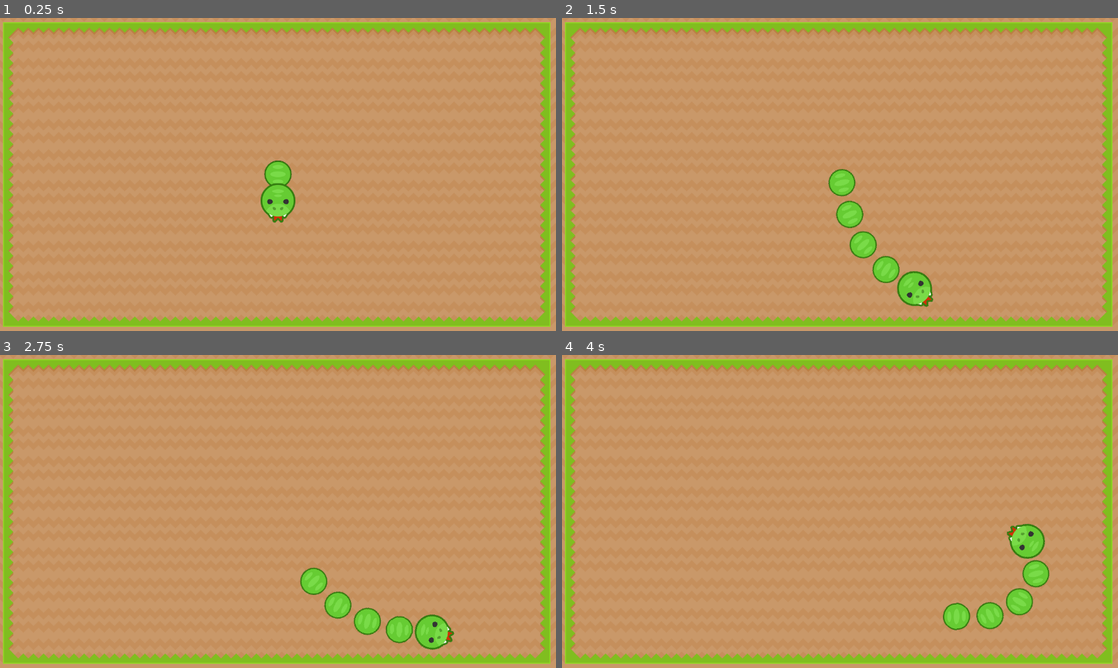
Above: before the commit, frames 1-4 (two rows, left to right).
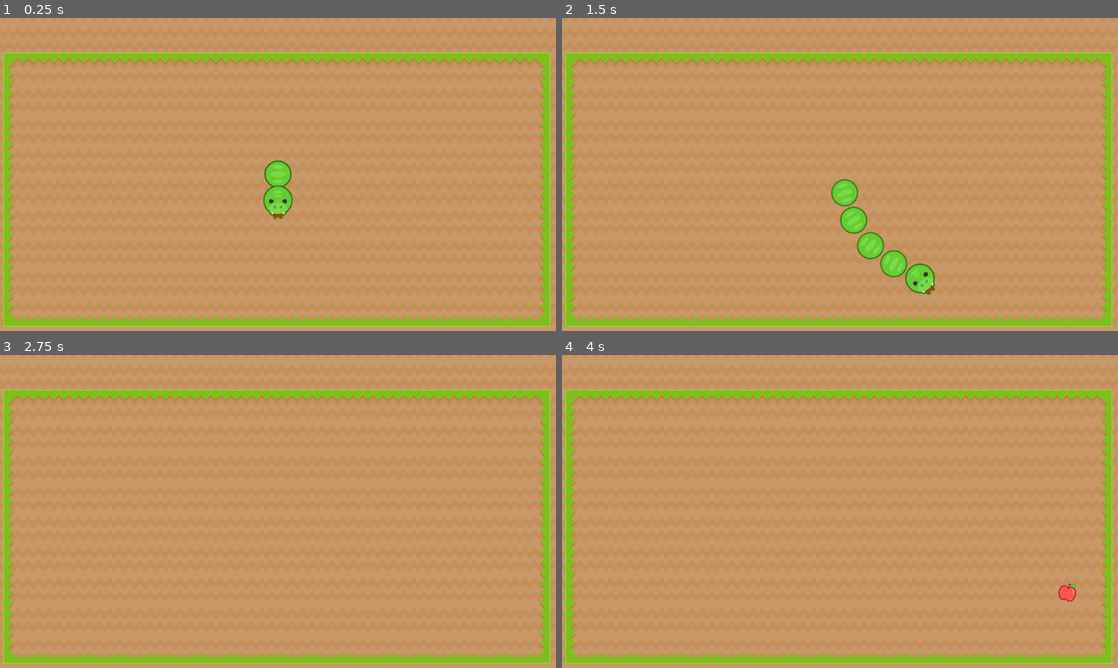
Above: after the commit, the same moments.

Repository: Dancovich/hungry_snake
Game: Godot game, scene res://stage/stage.tscn
Two runs of this game, one before a commit and one after it. Both use one fixed random seed, a clock stepped at 60 frames per second and the inputs below.
Inputs:
- Up to frame 1 (0.25 s): no input
- Up to frame 2 (1.5 s): hold Right (move_right) 0.53-1.28 s; hold Down (move_down) from 1.28 s (still down)
- Up to frame 3 (2.75 s): release Down (move_down) at 2.03 s; hold Right (move_right) from 2.03 s (still down)
- Up to frame 4 (4 s): release Right (move_right) at 2.78 s; hold Up (move_up) 2.78-3.53 s; hold Left (move_left) from 3.53 s (still down)

The runs differ from the first frame. In frame 1, 5.9% of the frame differs, in the area x 0-99%, y 1-66%; in frame 2, 7.4%; in frame 3, 7.5%; in frame 4, 7.7%, in the area x 0-99%, y 1-88%.

Commit message:
Creating routine to spawn food and obstacles

Diff:
--- a/project.godot
+++ b/project.godot
@@ -7,6 +7,40 @@
 ;   param=value ; assign values to parameters
 
 config_version=4
+
+_global_script_classes=[ {
+"base": "Area2D",
+"class": "Food",
+"language": "GDScript",
+"path": "res://stage/food.gd"
+}, {
+"base": "Node2D",
+"class": "Snake",
+"language": "GDScript",
+"path": "res://snake/snake.gd"
+}, {
+"base": "Area2D",
+"class": "SnakeBodyPart",
+"language": "GDScript",
+"path": "res://snake/snake_body_part.gd"
+}, {
+"base": "Area2D",
+"class": "SnakeHead",
+"language": "GDScript",
+"path": "res://snake/snake_head.gd"
+}, {
+"base": "Area2D",
+"class": "Thorn",
+"language": "GDScript",
+"path": "res://stage/thorn.gd"
+} ]
+_global_script_class_icons={
+"Food": "",
+"Snake": "",
+"SnakeBodyPart": "",
+"SnakeHead": "",
+"Thorn": ""
+}
 
 [application]
 
@@ -64,6 +98,7 @@
 2d_physics/layer_2="CharacterBody"
 2d_physics/layer_3="Hazard"
 2d_physics/layer_4="Stage"
+2d_physics/layer_5="Food"
 
 [physics]
 
--- a/snake/snake.gd
+++ b/snake/snake.gd
@@ -1,14 +1,30 @@
+class_name Snake
 extends Node2D
 
+signal food_eaten(food)
+signal dead
+
 const SPEED := 240.0
-const ROTATION_SPEED = 2.5
+const ROTATION_SPEED := 3.5
+const DEFAULT_SIZE := 0.85
 
 export var snake_body: PackedScene = preload("res://snake/snake_body_part.tscn")
 
-onready var _head: Node2D = $SnakeHead
+onready var _head: SnakeHead = $SnakeHead
+onready var _anim: AnimationPlayer = $AnimationPlayer
 
 var _body_parts := []
 var _speed := Vector2.DOWN * SPEED
+var _size := DEFAULT_SIZE
+var _queue_kill := false
+
+func increase_size() -> void:
+	_size += 0.1
+	_head.scale_head = _size
+
+func reset_size() -> void:
+	_size = DEFAULT_SIZE
+	_head.scale_head = _size
 
 func add_body_part() -> void:
 	var previous: Node2D
@@ -23,13 +39,48 @@
 	_body_parts.push_back(inst)
 	inst.position = previous.position
 
+	# warning-ignore:return_value_discarded
+	inst.connect("area_entered", self, "_on_object_contact")
+	# warning-ignore:return_value_discarded
+	inst.connect("body_entered", self, "_on_object_contact")
+
+func get_body_parts() -> Node2D:
+	var value = [_head]
+	if !_body_parts.empty():
+		value.append_array(_body_parts)
+	return value
+
+func kill() -> void:
+	_queue_kill = true
+	_anim.play("die")
+	yield(_anim, "animation_finished")
+
+	var previous = _head
+	for part in _body_parts:
+		part.kill(previous.position.direction_to(part.position))
+		previous = part
+
+	_anim.play("dissapear")
+	yield(_anim, "animation_finished")
+	emit_signal("dead")
+	queue_free()
+
 func _ready() -> void:
+	reset_size()
+	# warning-ignore:return_value_discarded
+	_head.connect("area_entered", self, "_on_object_contact")
+	# warning-ignore:return_value_discarded
+	_head.connect("body_entered", self, "_on_object_contact")
+
 	add_body_part()
 	add_body_part()
 	add_body_part()
 	add_body_part()
 
 func _physics_process(delta: float) -> void:
+	if _queue_kill:
+		return
+
 	var move := Vector2( \
 		Input.get_action_strength("move_right") - Input.get_action_strength("move_left"), \
 		Input.get_action_strength("move_down") - Input.get_action_strength("move_up"))
@@ -40,22 +91,36 @@
 		move = _speed
 
 	var angle_delta := _speed.angle_to(move)
-	_speed = _speed.rotated(angle_delta * delta * ROTATION_SPEED).normalized() * SPEED
-	_head.move_and_slide(_speed)
+	_speed = _speed.rotated(angle_delta * delta * ROTATION_SPEED).normalized() * SPEED * delta
+	_head.position += _speed
 
 	_head.rotation = Vector2.DOWN.angle_to(_speed)
 
 	if !_body_parts.empty():
-		var previous := _head
+		var previous: Node2D = _head
+		var previous_distance = (_head.BASE_SIZE / 2.0) + ((_head.BASE_SIZE / 2.0) * _size)
 		for part in _body_parts:
-			var distance_squared: float = part.position.distance_squared_to(previous.position)
+			var distance: float = part.position.distance_to(previous.position)
 
 			var direction: Vector2 = part.position.direction_to(previous.position)
 			part.rotation = Vector2.DOWN.angle_to(direction)
 
-			if distance_squared >= 6100.0:
-				direction = direction.normalized() * SPEED
-				part.move_and_slide(direction)
+			if distance >= previous_distance:
+				direction = direction.normalized() * SPEED * delta
+				part.position += direction
 
 
 			previous = part
+			previous_distance = 70.0
+
+func _on_object_contact(area) -> void:
+	if _queue_kill:
+		return
+
+	if area is Food && area.active:
+		emit_signal("food_eaten", area)
+		increase_size()
+	elif area is Thorn && area.active:
+		kill()
+	elif !(area is Thorn):
+		kill()
--- a/snake/snake.tscn
+++ b/snake/snake.tscn
@@ -1,9 +1,70 @@
-[gd_scene load_steps=3 format=2]
+[gd_scene load_steps=5 format=2]
 
 [ext_resource path="res://snake/snake_head.tscn" type="PackedScene" id=1]
 [ext_resource path="res://snake/snake.gd" type="Script" id=2]
+
+[sub_resource type="Animation" id=1]
+resource_name = "die"
+length = 0.525
+step = 0.015
+tracks/0/type = "value"
+tracks/0/path = NodePath("SnakeHead:rotation_degrees")
+tracks/0/interp = 1
+tracks/0/loop_wrap = true
+tracks/0/imported = false
+tracks/0/enabled = true
+tracks/0/keys = {
+"times": PoolRealArray( 0, 0.075, 0.15, 0.225, 0.3, 0.375, 0.45, 0.525 ),
+"transitions": PoolRealArray( 1, 1, 1, 1, 1, 1, 1, 1 ),
+"update": 0,
+"values": [ 0.0, 90.0, 180.0, 270.0, 360.0, 450.0, 540.0, 630.0 ]
+}
+
+[sub_resource type="Animation" id=2]
+resource_name = "dissapear"
+length = 0.5
+tracks/0/type = "value"
+tracks/0/path = NodePath("SnakeHead:scale")
+tracks/0/interp = 1
+tracks/0/loop_wrap = true
+tracks/0/imported = false
+tracks/0/enabled = true
+tracks/0/keys = {
+"times": PoolRealArray( 0, 0.5 ),
+"transitions": PoolRealArray( 1, 1 ),
+"update": 0,
+"values": [ Vector2( 1, 1 ), Vector2( 2, 2 ) ]
+}
+tracks/1/type = "value"
+tracks/1/path = NodePath("SnakeHead:modulate")
+tracks/1/interp = 1
+tracks/1/loop_wrap = true
+tracks/1/imported = false
+tracks/1/enabled = true
+tracks/1/keys = {
+"times": PoolRealArray( 0, 0.5 ),
+"transitions": PoolRealArray( 1, 1 ),
+"update": 0,
+"values": [ Color( 1, 1, 1, 1 ), Color( 1, 1, 1, 0 ) ]
+}
+tracks/2/type = "value"
+tracks/2/path = NodePath("SnakeHead:rotation_degrees")
+tracks/2/interp = 1
+tracks/2/loop_wrap = true
+tracks/2/imported = false
+tracks/2/enabled = true
+tracks/2/keys = {
+"times": PoolRealArray( 0 ),
+"transitions": PoolRealArray( 1 ),
+"update": 1,
+"values": [ 0.0 ]
+}
 
 [node name="Snake" type="Node2D"]
 script = ExtResource( 2 )
 
 [node name="SnakeHead" parent="." instance=ExtResource( 1 )]
+
+[node name="AnimationPlayer" type="AnimationPlayer" parent="."]
+anims/die = SubResource( 1 )
+anims/dissapear = SubResource( 2 )
--- /dev/null
+++ b/snake/snake_body_part.gd
@@ -0,0 +1,14 @@
+class_name SnakeBodyPart
+extends Area2D
+
+var _kill_direction: Vector2
+var _killed := false
+
+func kill(direction: Vector2) -> void:
+	_kill_direction = direction.normalized() * 100.0
+	_killed = true
+
+func _process(delta: float) -> void:
+	if _killed:
+		position += _kill_direction * delta
+		modulate.a -= delta * 2.0
--- a/snake/snake_body_part.tscn
+++ b/snake/snake_body_part.tscn
@@ -1,13 +1,15 @@
-[gd_scene load_steps=3 format=2]
+[gd_scene load_steps=4 format=2]
 
 [ext_resource path="res://tilesets/snake.png" type="Texture" id=1]
+[ext_resource path="res://snake/snake_body_part.gd" type="Script" id=2]
 
 [sub_resource type="CircleShape2D" id=1]
 radius = 28.5643
 
-[node name="SnakeBodyPart" type="KinematicBody2D"]
+[node name="SnakeBodyPart" type="Area2D"]
 collision_layer = 2
 collision_mask = 12
+script = ExtResource( 2 )
 
 [node name="Sprite" type="Sprite" parent="."]
 texture = ExtResource( 1 )
--- /dev/null
+++ b/snake/snake_head.gd
@@ -0,0 +1,19 @@
+class_name SnakeHead
+extends Area2D
+
+const BASE_SIZE := 78.0
+const BASE_COLLISION_RADIUS := 38.0
+
+onready var _sprite: Sprite = $Sprite
+onready var _collision: CollisionShape2D = $Collision
+onready var _collision_shape: CircleShape2D = _collision.shape
+
+export var scale_head := 1.0 setget set_scale_head,get_scale_head
+
+func set_scale_head(scale: float) -> void:
+	scale_head = scale
+	_sprite.scale = Vector2(scale, scale)
+	_collision_shape.radius = BASE_COLLISION_RADIUS * scale
+
+func get_scale_head() -> float:
+	return scale_head
--- a/snake/snake_head.tscn
+++ b/snake/snake_head.tscn
@@ -1,16 +1,18 @@
-[gd_scene load_steps=3 format=2]
+[gd_scene load_steps=4 format=2]
 
 [ext_resource path="res://tilesets/snake.png" type="Texture" id=1]
+[ext_resource path="res://snake/snake_head.gd" type="Script" id=2]
 
 [sub_resource type="CircleShape2D" id=1]
 radius = 37.9039
 
-[node name="SnakeHead" type="KinematicBody2D"]
+[node name="SnakeHead" type="Area2D"]
 collision_mask = 12
+script = ExtResource( 2 )
 
 [node name="Sprite" type="Sprite" parent="."]
-position = Vector2( 0, 6 )
 texture = ExtResource( 1 )
+offset = Vector2( 0, 5 )
 region_enabled = true
 region_rect = Rect2( 0, 0, 80, 91 )
 
--- /dev/null
+++ b/stage/food.gd
@@ -0,0 +1,31 @@
+class_name Food
+extends Area2D
+
+onready var _anim: AnimationPlayer = $AnimationPlayer
+onready var _sprite: Sprite = $Sprite
+
+export var active := false
+
+var _queue_kill := false
+
+func activate() -> void:
+	_anim.play("appear")
+	yield(_anim, "animation_finished")
+	active = true
+	_anim.play("swing")
+
+func kill() -> void:
+	_queue_kill = true
+	active = false
+	queue_free()
+
+func _ready() -> void:
+	visible = false
+
+func _process(delta: float) -> void:
+	if _queue_kill:
+		return
+
+	if !active && !_anim.is_playing():
+		visible = true
+		activate()
--- /dev/null
+++ b/stage/food.tscn
@@ -0,0 +1,57 @@
+[gd_scene load_steps=6 format=2]
+
+[ext_resource path="res://tilesets/snake.png" type="Texture" id=1]
+[ext_resource path="res://stage/food.gd" type="Script" id=2]
+
+[sub_resource type="CircleShape2D" id=1]
+radius = 20.4141
+
+[sub_resource type="Animation" id=2]
+resource_name = "appear"
+length = 0.3
+tracks/0/type = "value"
+tracks/0/path = NodePath("Sprite:scale")
+tracks/0/interp = 2
+tracks/0/loop_wrap = true
+tracks/0/imported = false
+tracks/0/enabled = true
+tracks/0/keys = {
+"times": PoolRealArray( 0, 0.3 ),
+"transitions": PoolRealArray( 1, 1 ),
+"update": 0,
+"values": [ Vector2( 1e-05, 1e-05 ), Vector2( 1, 1 ) ]
+}
+
+[sub_resource type="Animation" id=3]
+resource_name = "swing"
+loop = true
+step = 0.01
+tracks/0/type = "value"
+tracks/0/path = NodePath("Sprite:rotation_degrees")
+tracks/0/interp = 2
+tracks/0/loop_wrap = true
+tracks/0/imported = false
+tracks/0/enabled = true
+tracks/0/keys = {
+"times": PoolRealArray( 0, 0.29, 0.66 ),
+"transitions": PoolRealArray( 1, 1, 1 ),
+"update": 0,
+"values": [ 0.0, -13.3146, 15.5353 ]
+}
+
+[node name="Food" type="Area2D"]
+collision_layer = 16
+script = ExtResource( 2 )
+
+[node name="Sprite" type="Sprite" parent="."]
+scale = Vector2( 1e-05, 1e-05 )
+texture = ExtResource( 1 )
+region_enabled = true
+region_rect = Rect2( 80, 91, 80, 91 )
+
+[node name="CollisionShape2D" type="CollisionShape2D" parent="."]
+shape = SubResource( 1 )
+
+[node name="AnimationPlayer" type="AnimationPlayer" parent="."]
+anims/appear = SubResource( 2 )
+anims/swing = SubResource( 3 )
--- /dev/null
+++ b/stage/stage.gd
@@ -0,0 +1,64 @@
+extends Node2D
+
+export var snake_scene: PackedScene = preload("res://snake/snake.tscn")
+export var food_scene: PackedScene = preload("res://stage/food.tscn")
+export var thorn_scene: PackedScene = preload("res://stage/thorn.tscn")
+
+onready var _thorn_timer: Timer = $ThornSpawnTimer
+onready var _food_timer: Timer = $FoodSpawnTimer
+onready var _spawn_tl: Position2D = $SpawnTL
+onready var _spawn_bl: Position2D = $SpawnBL
+onready var _spawn_tr: Position2D = $SpawnTR
+
+func _ready() -> void:
+	reset_game()
+
+func _physics_process(delta: float) -> void:
+	spawn_food()
+
+func reset_game() -> void:
+	var entities: Node2D = $Entities
+
+	for entity in entities.get_children():
+		entity.queue_free()
+
+	var snake: Snake = snake_scene.instance()
+	entities.add_child(snake)
+	snake.add_to_group("player")
+	snake.connect("food_eaten", self, "_on_food_eaten")
+	snake.position = Vector2(640, 360)
+
+func can_spawn(position: Vector2, min_distance: float = 200.0) -> bool:
+	var snakes = get_tree().get_nodes_in_group("player")
+	if !snakes.empty():
+		var snake: Snake = snakes.front()
+		var parts = snake.get_body_parts()
+		for obst in parts:
+			if obst.position.distance_to(position) <= min_distance:
+				return false
+
+	var obstacles = get_tree().get_nodes_in_group("spawn_obstacles")
+	for obst in obstacles:
+		if obst.position.distance_to(position) <= min_distance:
+			return false
+	return true
+
+func spawn_food() -> void:
+	if _food_timer.is_stopped():
+		_food_timer.start()
+		yield(_food_timer, "timeout")
+
+		var position := Vector2.ZERO
+		var allowed := false
+		while !allowed:
+			position.x = rand_range(_spawn_tl.position.x, _spawn_tr.position.x)
+			position.y = rand_range(_spawn_tl.position.y, _spawn_bl.position.y)
+			allowed = can_spawn(position)
+
+		var food: Food = food_scene.instance()
+		$Entities.add_child(food)
+		food.position = position
+		food.add_to_group("spawn_obstacles")
+
+func _on_food_eaten(food) -> void:
+	food.kill()
--- a/stage/stage.tscn
+++ b/stage/stage.tscn
@@ -1,7 +1,7 @@
 [gd_scene load_steps=12 format=2]
 
 [ext_resource path="res://tilesets/sheet.png" type="Texture" id=1]
-[ext_resource path="res://snake/snake.tscn" type="PackedScene" id=2]
+[ext_resource path="res://stage/stage.gd" type="Script" id=5]
 
 [sub_resource type="ConvexPolygonShape2D" id=1]
 points = PoolVector2Array( 35, 0, 70, 0, 70, 70, 0, 70, 0, 35, 35, 35 )
@@ -102,13 +102,32 @@
 0/z_index = 0
 
 [node name="Stage" type="Node2D"]
+script = ExtResource( 5 )
 
 [node name="TileMap" type="TileMap" parent="."]
 position = Vector2( 7.49152, 10.4881 )
 tile_set = SubResource( 9 )
 cell_size = Vector2( 70, 70 )
+collision_layer = 8
+collision_mask = 3
 format = 1
-tile_data = PoolIntArray( -1, 0, 327680, -65536, 0, 327680,  …(331 unchanged characters)… 0, 327680, 65535, 0, 327680, 0, 0, 327682, 1, 0, 196612, 2, 0, 196612, 3, 0, 196612, 4, 0, 196612, 5, 0, 196612, 6, 0, 196612, 7, 0, 196612, 8, 0, 196612, 9, 0, 196612, 10, 0, 196612, 11, 0, 196612, 12, 0, 196612, 13, 0, 196612, 14, 0, 196612, 15, 0, 196612, 16, 0, 196612, 17, 0, 262146, 18, 0, 327680, 131071, 0, 327680, 65536, 0, 65538, 65537, 0, 327680, 65538, 0, 327680, 65539, 0, 327680, 65540, 0, 327680, 65541, 0, 327680, 65542, 0, 327680, 65543, 0, 327680, 65544, 0, 327680, 65545, 0, 327680, 65546, 0, 327680, 65547, 0, 327680, 65548, 0, 327680, 65549, 0, 327680, 65550, 0, 327680, 65551, 0, 327680, 65552, 0, 327680, 65553, 0, 2, 65554, 0, 327680, 196607, 0, 327680, 1 …(3358 unchanged characters)…
+tile_data = PoolIntArray( -1, 0, 327680, -65536, 0, 327680,  …(331 unchanged characters)… 0, 327680, 65535, 0, 327680, 0, 0, 327680, 1, 0, 327680, 2, 0, 327680, 3, 0, 327680, 4, 0, 327680, 5, 0, 327680, 6, 0, 327680, 7, 0, 327680, 8, 0, 327680, 9, 0, 327680, 10, 0, 327680, 11, 0, 327680, 12, 0, 327680, 13, 0, 327680, 14, 0, 327680, 15, 0, 327680, 16, 0, 327680, 17, 0, 327680, 18, 0, 327680, 131071, 0, 327680, 65536, 0, 327682, 65537, 0, 196612, 65538, 0, 196612, 65539, 0, 196612, 65540, 0, 196612, 65541, 0, 196612, 65542, 0, 196612, 65543, 0, 196612, 65544, 0, 196612, 65545, 0, 196612, 65546, 0, 196612, 65547, 0, 196612, 65548, 0, 196612, 65549, 0, 196612, 65550, 0, 196612, 65551, 0, 196612, 65552, 0, 196612, 65553, 0, 262146, 65554, 0, 327680, 196607, 0, 327680, 1 …(3358 unchanged characters)…
 
-[node name="Snake" parent="." instance=ExtResource( 2 )]
-position = Vector2( 640, 360 )
+[node name="Entities" type="Node2D" parent="."]
+
+[node name="FoodSpawnTimer" type="Timer" parent="."]
+wait_time = 3.0
+one_shot = true
+
+[node name="ThornSpawnTimer" type="Timer" parent="."]
+wait_time = 5.0
+one_shot = true
+
+[node name="SpawnTL" type="Position2D" parent="."]
+position = Vector2( 84, 152 )
+
+[node name="SpawnBL" type="Position2D" parent="."]
+position = Vector2( 84, 636 )
+
+[node name="SpawnTR" type="Position2D" parent="."]
+position = Vector2( 1190, 152 )
--- /dev/null
+++ b/stage/thorn.gd
@@ -0,0 +1,21 @@
+class_name Thorn
+extends Area2D
+
+onready var _anim: AnimationPlayer = $AnimationPlayer
+onready var _sprite: Sprite = $Sprite
+
+export var active := false
+
+func activate() -> void:
+	_anim.play("appear")
+	yield(_anim, "animation_finished")
+	active = true
+	_anim.play("swing")
+
+func _ready() -> void:
+	visible = false
+
+func _process(delta: float) -> void:
+	if !active && !_anim.is_playing():
+		visible = true
+		activate()
--- /dev/null
+++ b/stage/thorn.tscn
@@ -0,0 +1,60 @@
+[gd_scene load_steps=6 format=2]
+
+[ext_resource path="res://tilesets/snake.png" type="Texture" id=1]
+[ext_resource path="res://stage/thorn.gd" type="Script" id=2]
+
+[sub_resource type="CircleShape2D" id=1]
+radius = 33.9418
+
+[sub_resource type="Animation" id=2]
+resource_name = "appear"
+length = 0.3
+tracks/0/type = "value"
+tracks/0/path = NodePath("Sprite:scale")
+tracks/0/interp = 1
+tracks/0/loop_wrap = true
+tracks/0/imported = false
+tracks/0/enabled = true
+tracks/0/keys = {
+"times": PoolRealArray( 0, 0.3 ),
+"transitions": PoolRealArray( 1, 1 ),
+"update": 0,
+"values": [ Vector2( 1e-05, 1e-05 ), Vector2( 1, 1 ) ]
+}
+
+[sub_resource type="Animation" id=3]
+resource_name = "swing"
+length = 0.6
+loop = true
+step = 0.01
+tracks/0/type = "value"
+tracks/0/path = NodePath("Sprite:scale")
+tracks/0/interp = 1
+tracks/0/loop_wrap = true
+tracks/0/imported = false
+tracks/0/enabled = true
+tracks/0/keys = {
+"times": PoolRealArray( 0, 0.08 ),
+"transitions": PoolRealArray( 1, 1 ),
+"update": 0,
+"values": [ Vector2( 1, 1 ), Vector2( 0.9, 0.9 ) ]
+}
+
+[node name="Thorn" type="Area2D"]
+collision_layer = 4
+collision_mask = 3
+script = ExtResource( 2 )
+
+[node name="Sprite" type="Sprite" parent="."]
+position = Vector2( 2.5457, 1.31888 )
+scale = Vector2( 0.986593, 0.986593 )
+texture = ExtResource( 1 )
+region_enabled = true
+region_rect = Rect2( 0, 91, 80, 91 )
+
+[node name="CollisionShape2D" type="CollisionShape2D" parent="."]
+shape = SubResource( 1 )
+
+[node name="AnimationPlayer" type="AnimationPlayer" parent="."]
+anims/appear = SubResource( 2 )
+anims/swing = SubResource( 3 )
Binary file changed: icon.png
Binary file changed: tilesets/snake.png
